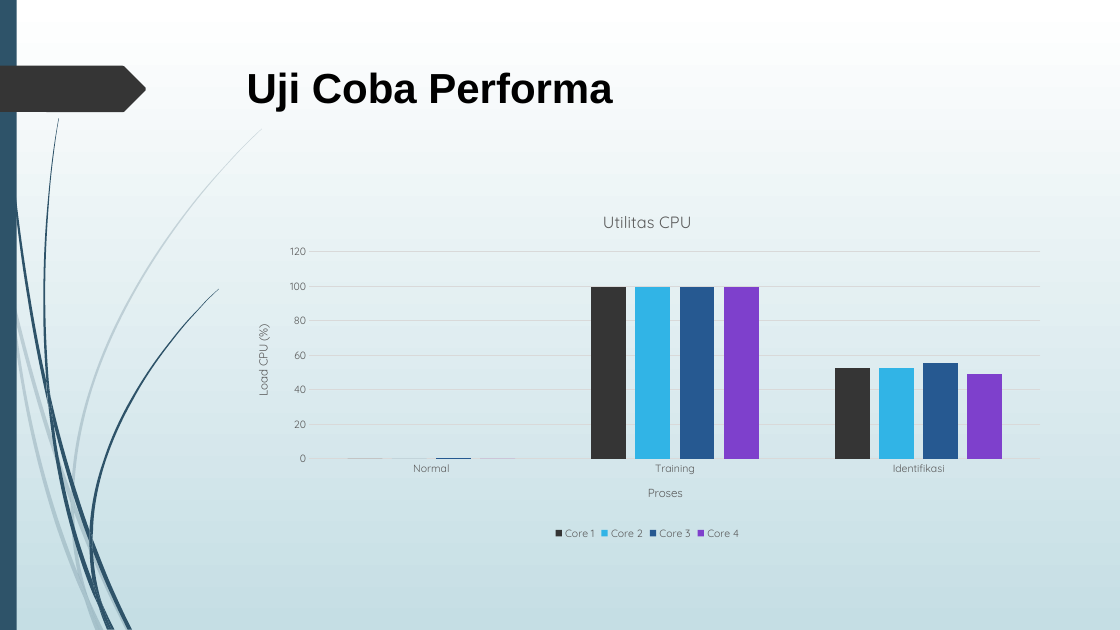
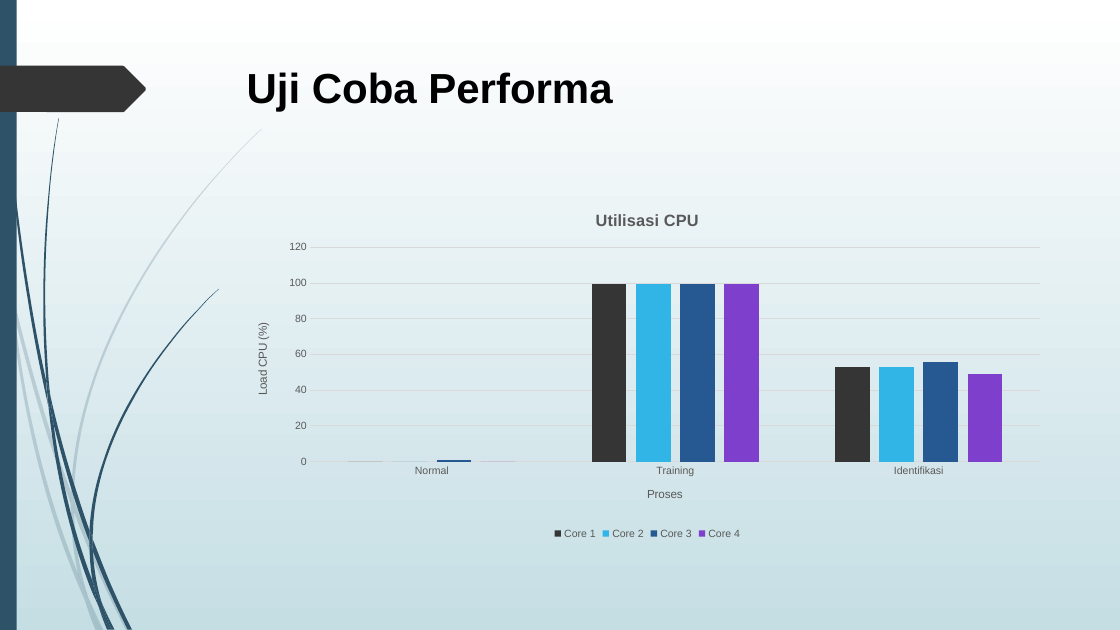
Before and after one commit to agus4171/TA-AJK, a slide deck: slide 19 of TA/5112100036-PPT.pptx (slide 12 before the commit). Drawn at 1120x630 pixels with LibreOffice and Linux fonts; fonts in the diff are those of the drawing. Boxes give left, top, right and bottom in pixels: in the first picture for what was removed or moved away, otherwise in the second. Text is boxed around its words. In the diff, an @@ line names an element or a change of style, - is before the commit and + after.

```diff
--- a/TA/5112100036-PPT.pptx
+++ b/TA/5112100036-PPT.pptx
@@ column chart at (238,196,1057,543) @@
@@ title "Utilitas CPU " to "Utilisasi CPU " @@
@@ legend changed @@
@@ category axis changed @@
@@ value axis changed @@
@@ lettering changed @@
```
Also in this commit, not shown: 11 other slides changed, 18 slides added, 1 slide removed, 2 other files.
